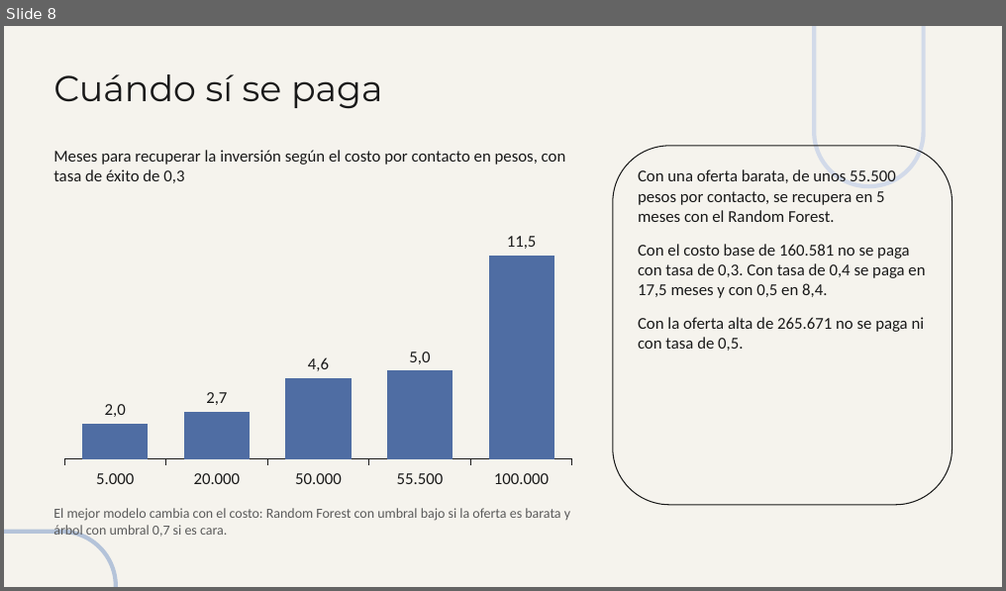
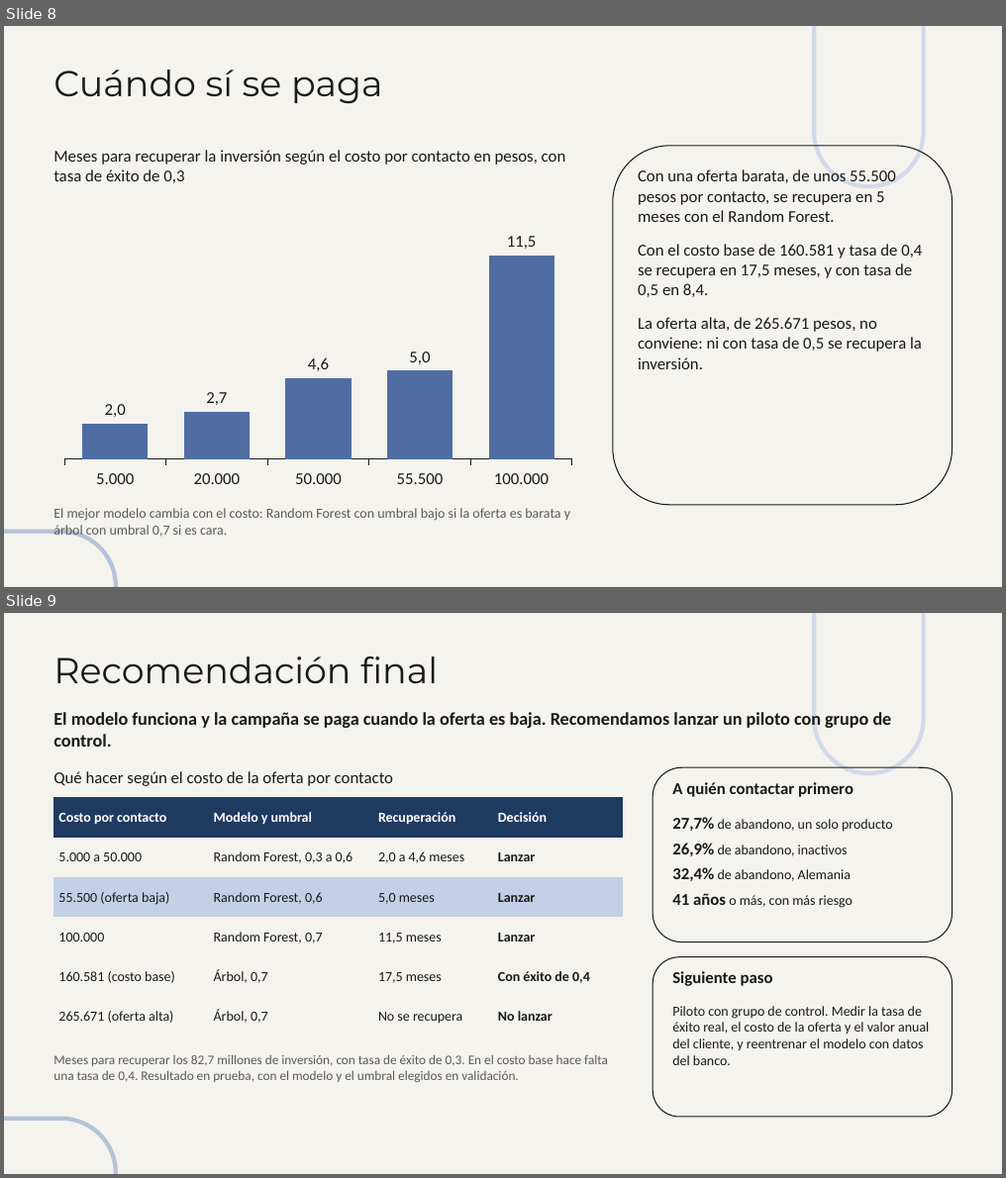
Before and after one commit to maria366p/CD_taller2, a slide deck: informe/Presentacion_Taller2.pptx. Shown one above the other, each under a label of ours: slide 8 before the commit, slides 8 and 9 after it. The pictures are 1006x591 and 1006x1178 pixels, drawn with LibreOffice and Linux fonts; fonts in the diff are those of the drawing. Boxes give left, top, right and bottom in pixels: in the first picture for what was removed or moved away, otherwise in the second. Text is boxed around its words. In the diff, an @@ line names an element or a change of style, - is before the commit and + after.

```diff
--- a/informe/Presentacion_Taller2.pptx
+++ b/informe/Presentacion_Taller2.pptx
@@ slide 9 added at box(4, 613, 1002, 1174), background #F5F3ED; not listed: 2 template elements that a slide beside it also shows @@
@@ title added at box(54, 657, 438, 683), 26 pt, text #191919 @@
+Recomendación final
@@ text added at box(54, 712, 892, 747), 13 pt, text #191919, bold @@
+El modelo funciona y la campaña se paga cuando la oferta es baja. Recomendamos lanzar un piloto con grupo de control.
@@ text added at box(54, 771, 393, 786), 12 pt, text #191919 @@
+Qué hacer según el costo de la oferta por contacto
@@ rounded rectangle added at box(652, 767, 952, 943), outline #191919 0.75 pt @@
@@ text added at box(672, 782, 853, 797), 12 pt, text #191919, bold @@
+A quién contactar primero
@@ table added at box(54, 797, 623, 1037), 6 rows, 4 columns @@
+Costo por contacto | Modelo y umbral | Recuperación | Decisión
+5.000 a 50.000 | Random Forest, 0,3 a 0,6 | 2,0 a 4,6 meses | Lanzar
+55.500 (oferta baja) | Random Forest, 0,6 | 5,0 meses | Lanzar
+100.000 | Random Forest, 0,7 | 11,5 meses | Lanzar
+160.581 (costo base) | Árbol, 0,7 | 17,5 meses | Con éxito de 0,4
+265.671 (oferta alta) | Árbol, 0,7 | No se recupera | No lanzar
@@ text added at box(672, 817, 893, 881), 10 pt, text #191919 @@
+27,7% de abandono, un solo producto
+26,9% de abandono, inactivos
+32,4% de abandono, Alemania
+41 años o más, con más riesgo
@@ rounded rectangle added at box(652, 958, 952, 1117), outline #191919 0.75 pt @@
@@ text added at box(672, 971, 773, 986), 12 pt, text #191919, bold @@
+Siguiente paso
@@ text added at box(672, 1006, 929, 1065), 10 pt, text #191919 @@
+Piloto con grupo de control. Medir la tasa de éxito real, el costo de la oferta y el valor anual del cliente, y reentrenar el modelo con datos del banco.
@@ text added at box(54, 1056, 608, 1082), 9.5 pt, text #5A5A5A @@
+Meses para recuperar los 82,7 millones de inversión, con tasa de éxito de 0,3. En el costo base hace falta una tasa de 0,4. Resultado en prueba, con el modelo y el umbral elegidos en validación.
@@ slide 8 changed as well @@
@@ title "Cuándo sí se paga" at box(54, 70, 383, 104): line spacing 1 to 0.9 @@
@@ text at box(638, 244, 922, 370): text changed @@
-Con el costo base de 160.581 no se paga con tasa de 0,3. Con tasa de 0,4 se paga en 17,5 meses y con 0,5 en 8,4.
-Con la oferta alta de 265.671 no se paga ni con tasa de 0,5.
+Con el costo base de 160.581 y tasa de 0,4 se recupera en 17,5 meses, y con tasa de 0,5 en 8,4.
+La oferta alta, de 265.671 pesos, no conviene: ni con tasa de 0,5 se recupera la inversión.
```
Also in this commit, not shown: 7 other slides changed, 1 slide removed.
